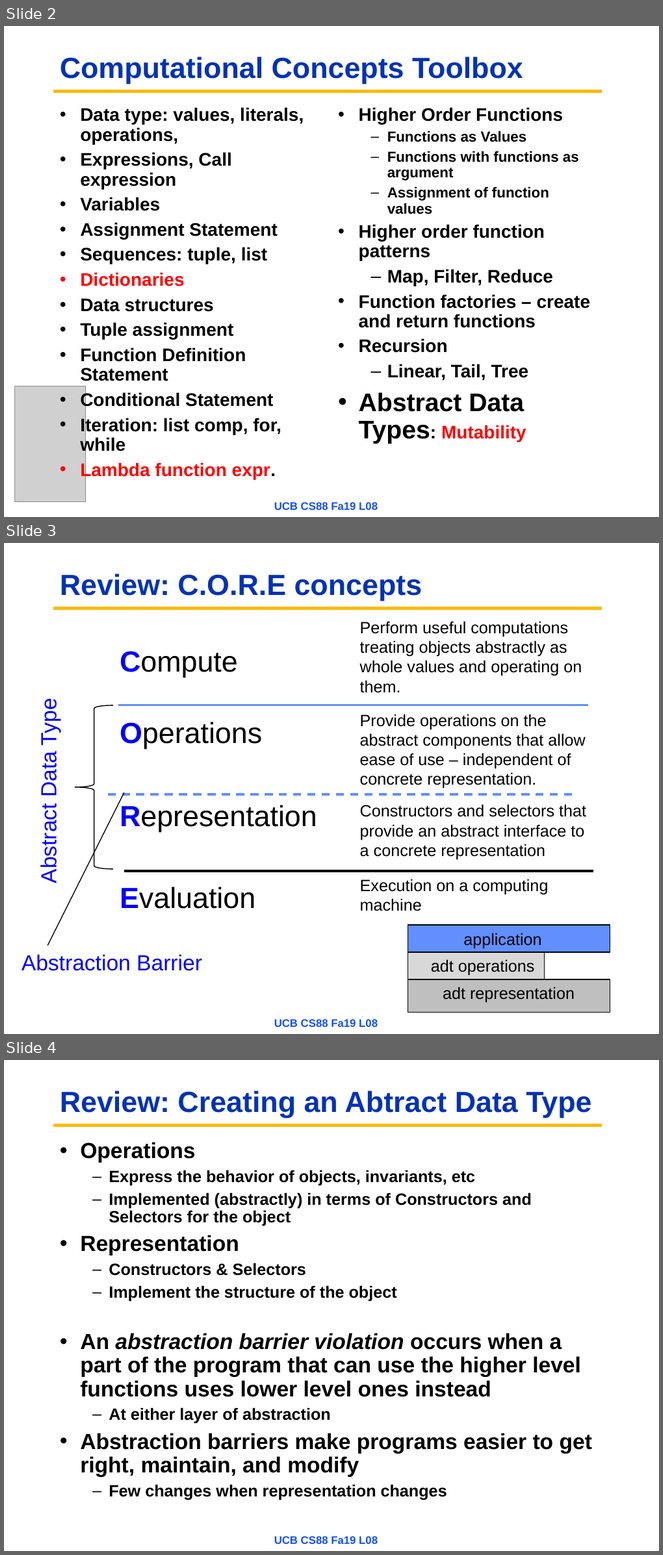
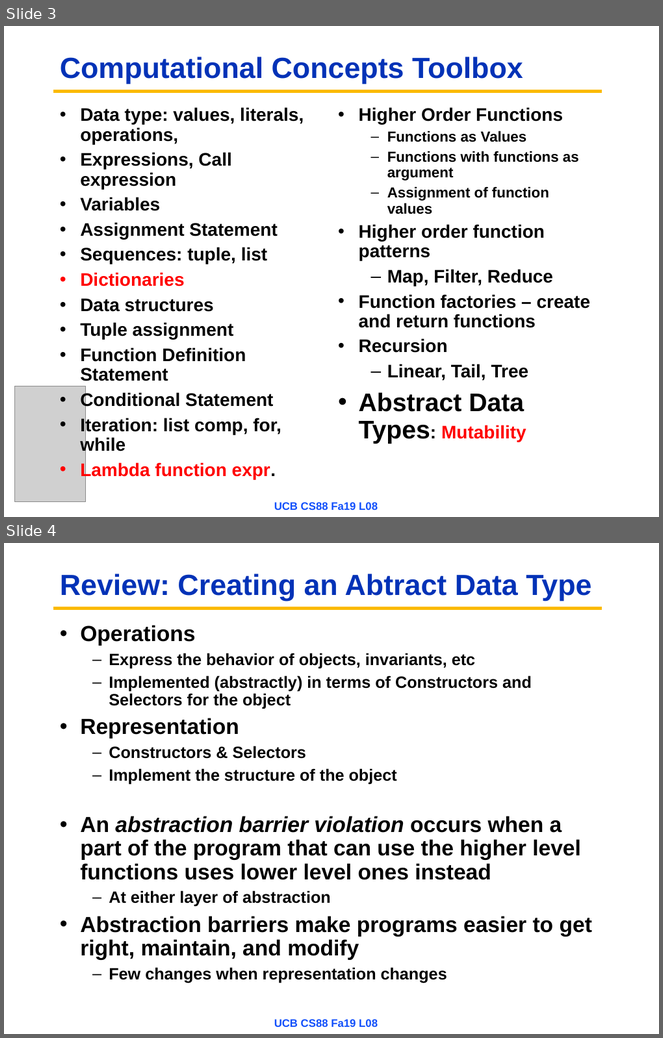
Before and after one commit to cs88-website/cs88-website.github.io, a slide deck: fa19/assets/slides/fa19/08-Mutation.pptx. Shown one above the other, each under a label of ours: slides 2, 3 and 4 before the commit, slides 3 and 4 after it. The pictures are 663x1555 and 663x1038 pixels, drawn with LibreOffice and Linux fonts; fonts in the diff are those of the drawing; grey boxes stand for pictures; background and template pictures are left out. Boxes give left, top, right and bottom in pixels: in the first picture for what was removed or moved away, otherwise in the second. Text is boxed around its words. In the diff, an @@ line names an element or a change of style, - is before the commit and + after.

```diff
--- a/fa19/assets/slides/fa19/08-Mutation.pptx
+++ b/fa19/assets/slides/fa19/08-Mutation.pptx
@@ slide 3 removed at <box>4,543,659,1034</box>, background #FFFFFF; not listed: 1 template element that a slide beside it also shows @@
@@ title removed at <box>60,574,423,601</box> @@
-Review: C.O.R.E concepts
@@ text removed at <box>360,621,582,693</box> @@
-Perform useful computations treating objects abstractly as whole values and operating on them.
@@ text removed at <box>120,651,238,678</box> @@
-Compute
@@ text removed at <box>36,703,61,881</box> @@
-Abstract Data Type
@@ left brace removed at <box>75,705,113,869</box> @@
@@ line removed from (118, 705) to (588, 705) @@
@@ text removed at <box>360,714,585,789</box> @@
-Provide operations on the abstract components that allow ease of use – independent of concrete representation.
@@ text removed at <box>120,722,262,749</box> @@
-Operations
@@ line removed from (124, 793) to (48, 946) @@
@@ line removed from (107, 795) to (577, 795) @@
@@ text removed at <box>120,805,317,832</box> @@
-Representation
@@ text removed at <box>360,804,586,860</box> @@
-Constructors and selectors that provide an abstract interface to a concrete representation
@@ line removed from (124, 871) to (594, 871) @@
@@ text removed at <box>120,887,256,909</box> @@
-Evaluation
@@ text removed at <box>360,879,548,912</box> @@
-Execution on a computing machine
@@ rectangle removed at <box>408,925,610,953</box> @@
@@ text removed at <box>464,933,542,949</box> @@
-application
@@ text removed at <box>22,954,202,971</box> @@
-Abstraction Barrier
@@ rectangle removed at <box>408,953,545,980</box> @@
@@ text removed at <box>431,960,535,975</box> @@
-adt operations
@@ rectangle removed at <box>408,980,610,1013</box> @@
@@ text removed at <box>443,987,575,1003</box> @@
-adt representation
@@ text removed at <box>274,1019,378,1027</box> @@
-UCB CS88 Fa19 L08
@@ what was slide 2 is now slide 3 @@
```
Also in this commit, not shown: 1 slide changed, 2 slides added, 1 other slide removed, 10 other files.
